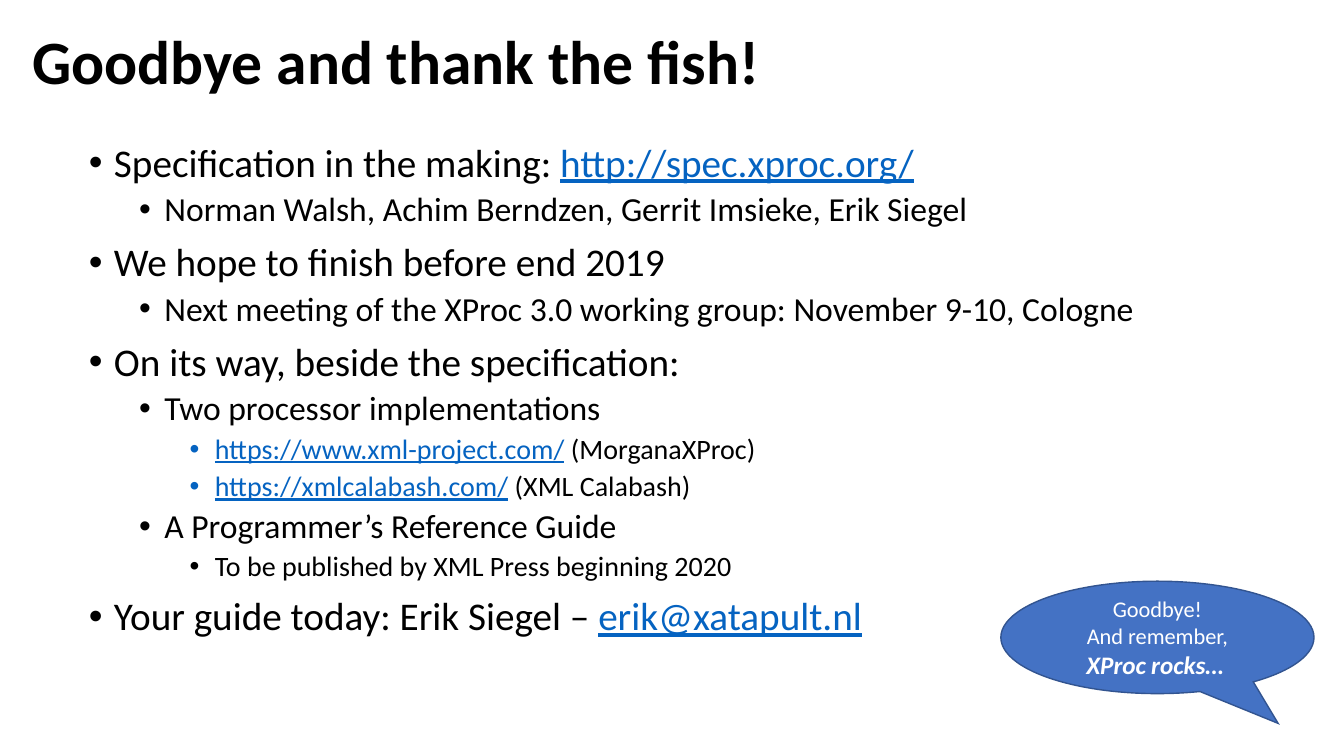
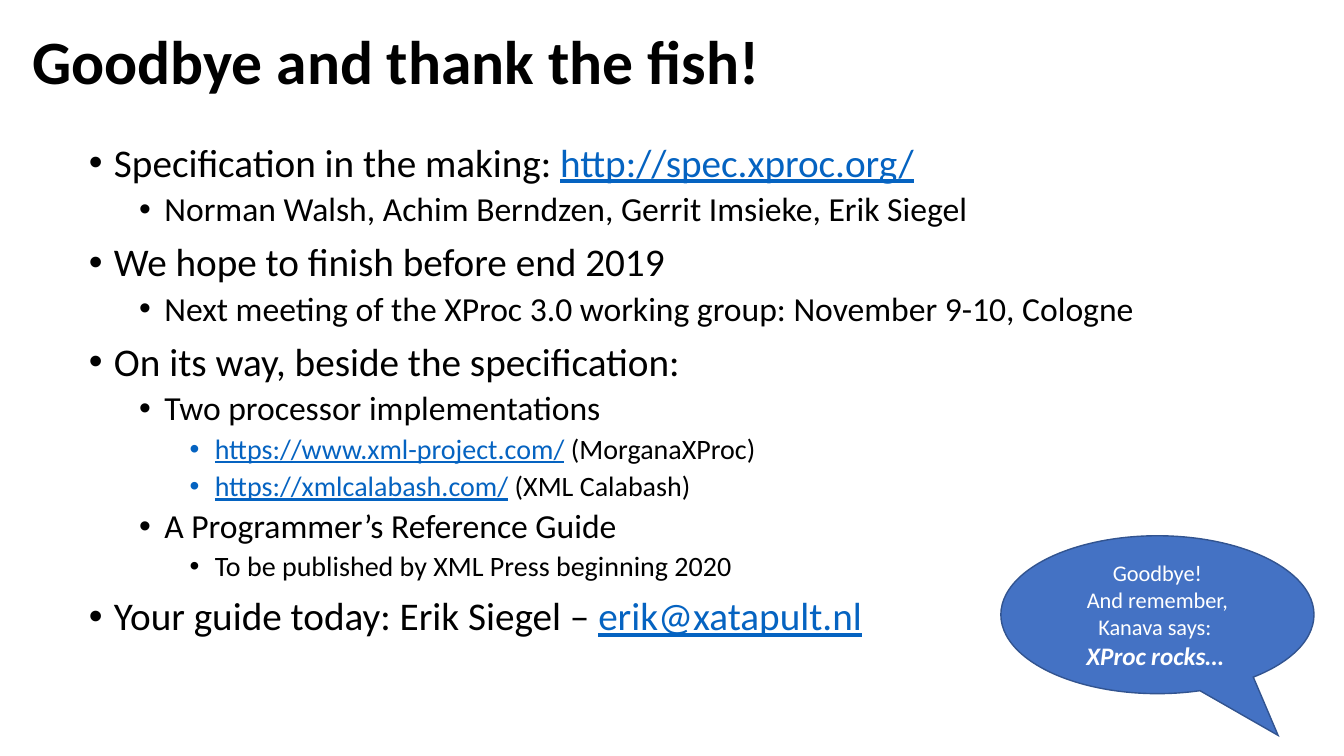
Before and after one commit to svanteschubert/DocEng-2019-XProc, a slide deck: slide 51 of presentation/Introduction to XProc 3.0.pptx (slide 49 before the commit). Drawn at 1344x756 pixels with LibreOffice and Linux fonts; fonts in the diff are those of the drawing; background and template pictures are left out. Boxes give left, top, right and bottom in pixels: in the first picture for what was removed or moved away, otherwise in the second. Text is boxed around its words. In the diff, an @@ line names an element or a change of style, - is before the commit and + after.

```diff
--- a/presentation/Introduction to XProc 3.0.pptx
+++ b/presentation/Introduction to XProc 3.0.pptx
@@ speech bubble "Goodbye!": place and size @@
-speech bubble "Goodbye!" at <box>1001,582,1315,695</box>
+speech bubble "Goodbye!" at <box>1001,536,1315,695</box>
@@ text in speech bubble at <box>1087,592,1228,639</box>: text changed @@
-And remember,
+And remember, Kanava says:
```
Also in this commit, not shown: 9 other slides changed, 2 slides added, 1 other file.
